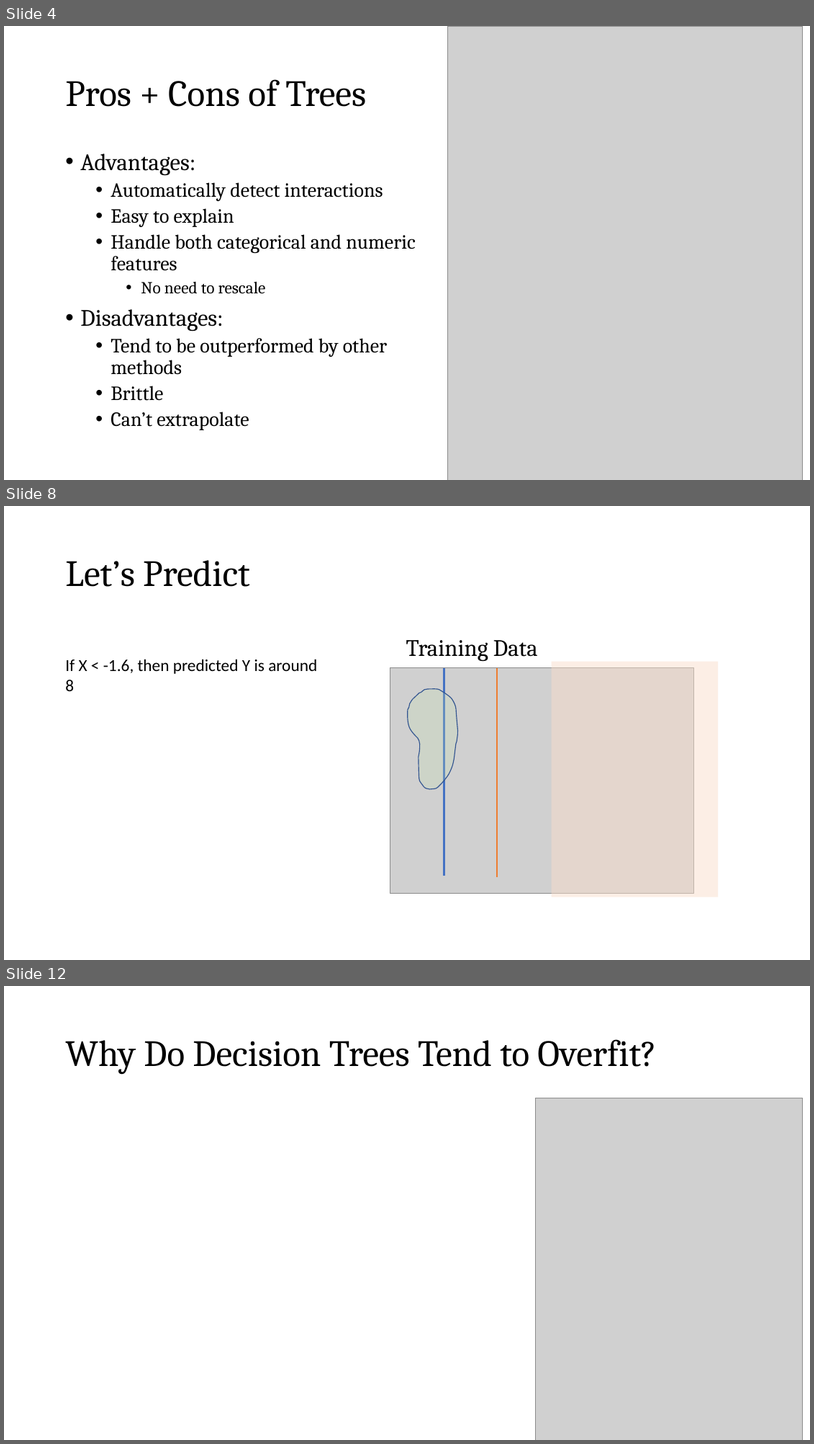
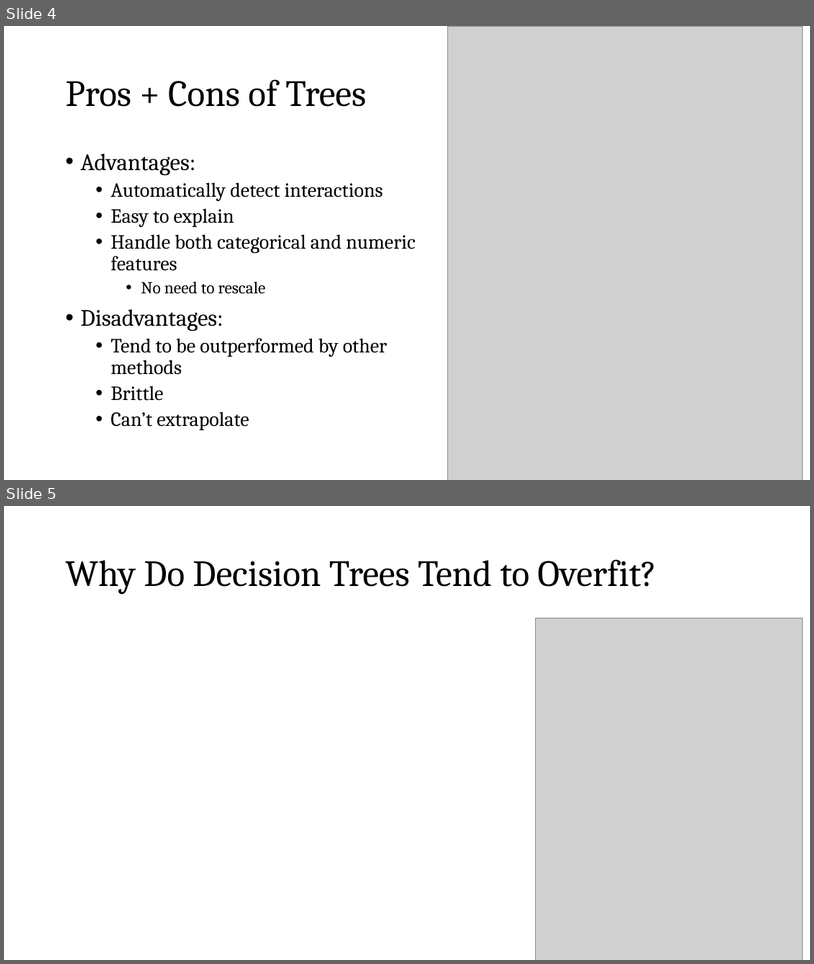
Before and after one commit to zjelveh/zjelveh.github.io, a slide deck: files/inst414_spring2026/lectures/lecture_9a_RF.pptx. Shown one above the other, each under a label of ours: slides 4, 8 and 12 before the commit, slides 4 and 5 after it; the slides between them are not shown. The pictures are 814x1444 and 814x964 pixels, drawn with LibreOffice and Linux fonts; fonts in the diff are those of the drawing; grey boxes stand for pictures. Boxes give left, top, right and bottom in pixels: in the first picture for what was removed or moved away, otherwise in the second. Text is boxed around its words. In the diff, an @@ line names an element or a change of style, - is before the commit and + after.

```diff
--- a/files/inst414_spring2026/lectures/lecture_9a_RF.pptx
+++ b/files/inst414_spring2026/lectures/lecture_9a_RF.pptx
@@ slide 8 removed at (4,506,810,960), background #FFFFFF @@
@@ title removed at (65,560,250,587) @@
-Let’s Predict
@@ text removed at (406,640,538,661) @@
-Training Data
@@ text removed at (65,659,317,691) @@
-If X < -1.6, then predicted Y is around 8
@@ picture removed at (390,668,694,893) @@
@@ line removed from (445, 875) to (445, 668) @@
@@ line removed from (498, 877) to (498, 668) @@
@@ rectangle removed at (552,662,719,897) @@
@@ freeform shape removed at (408,689,458,789) @@
@@ what was slide 12 is now slide 5 @@
```
Also in this commit, not shown: 2 slides changed, 8 other slides removed, 2 other files.
